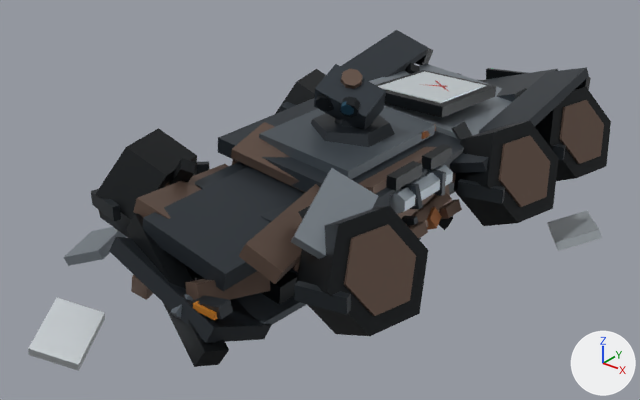
One commit to the glTF model assets/recon-rover-s/derived/meshopt/lod2/r47xs_recon_rover_d3_lod2.meshopt.glb: the scene before it, then after it.
Rendered twice from a 50 mm lens placed at (3.73, -5.3, 3.39), pointed at (-0.14, -0.46, 0.39). Lighting does not change. The marker at lower right points along +X, +Y and +Z. The first picture is the older version. Where no turn or scale is listed for an object, it has been applied to the vertices. Vertices at exactly the same position are counted once.

Names of what the first picture shows: 'ROVER_STATIC_BODY'.
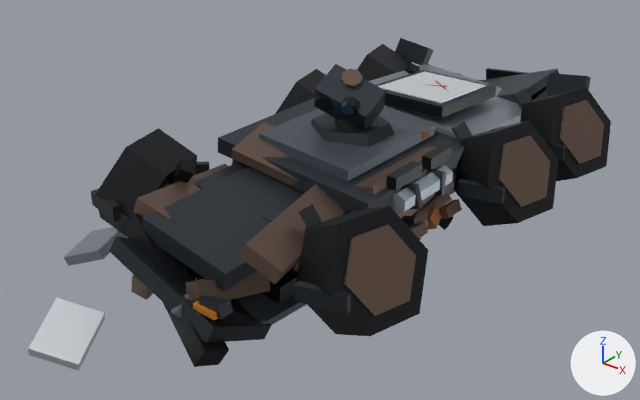
The change, as a diff of the scene's bpy script:
```diff
--- a/assets/recon-rover-s/derived/meshopt/lod2/r47xs_recon_rover_d3_lod2.meshopt.glb.py
+++ b/assets/recon-rover-s/derived/meshopt/lod2/r47xs_recon_rover_d3_lod2.meshopt.glb.py
@@ me_mesh_0 @@
 # used by ob_rover_static_body; location = (0.0, 0.0, 0.0)
-me_mesh_0.from_pydata(...)  # 1662 vertices, 2640 faces; spans x -1.68..1.67, y -2.79..2.39, z -0.15..1.43
+me_mesh_0.from_pydata(...)  # 1630 vertices, 2592 faces; spans x -1.68..1.33, y -2.79..2.39, z -0.15..1.43
+# me_mesh_0 part 1: the loose piece of 8 vertices spanning x 0.58..1.02, y -1.81..-1.15, z 0.72..1.16 is deleted
+# me_mesh_0 part 2: the loose piece of 8 vertices spanning x -0.99..-0.61, y 0.05..1.79, z 0.65..1.13 is deleted
+# me_mesh_0 part 3: the loose piece of 8 vertices spanning x 0.61..0.99, y 0.05..1.79, z 0.65..1.13 is deleted
+# me_mesh_0 part 4: the loose piece of 8 vertices spanning x 1.05..1.67, y 0.56..1.32, z -0.12..0.22 is deleted
 me_mesh_0.materials.append(mat_rover_armor_palette)
```

Where the change shows, as pixel boxes [x1, y1, x2, y2] in the pictures (640 x 400 px):
'ROVER_STATIC_BODY', reshaped: before [28, 30, 611, 371]; after [28, 38, 611, 371]
part 1 of me_mesh_0, deleted: before [291, 168, 378, 259]
part 2 of me_mesh_0, deleted: before [280, 30, 428, 112]
part 3 of me_mesh_0, deleted: before [450, 67, 589, 173]
part 4 of me_mesh_0, deleted: before [547, 211, 602, 251]
